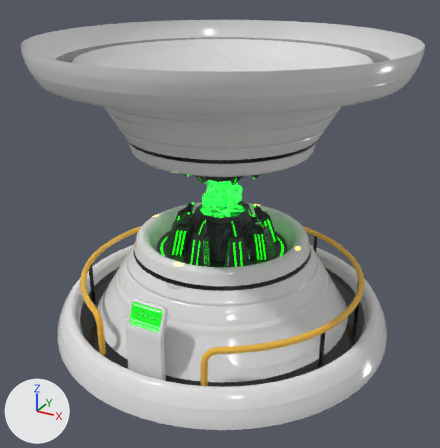
The FBX model UnityProject/Comforts/Assets/Assets/Power/IonFusionReactor/IonFusionReactor.fbx as it was, and as the next commit left it.
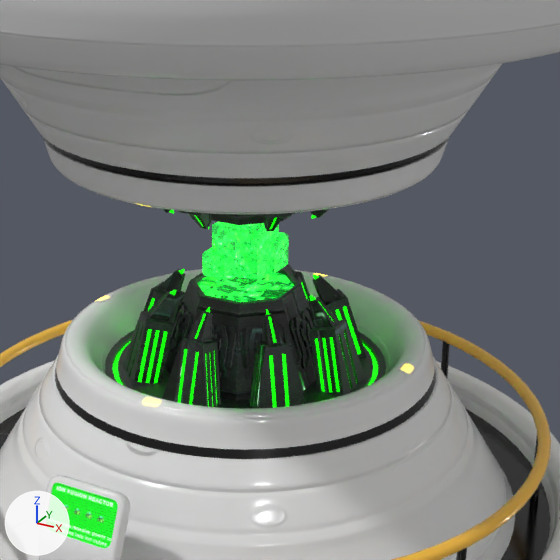
There are two pictures of each version: one whole from a 50 mm camera at (2.64, -4.85, 3.49) aimed at (0.04, -0.12, 1.13), one close up on the part from 25% to 84% of the width and 17% to 75% of the height. The lights are fixed; the arrows at lower left show +X, +Y and +Z.

Names of what the first close-up shows: 'Casing', 'Display', 'IonCube', 'Railings', 'Reactor'.
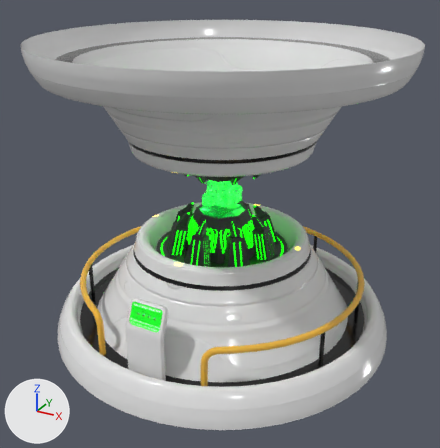
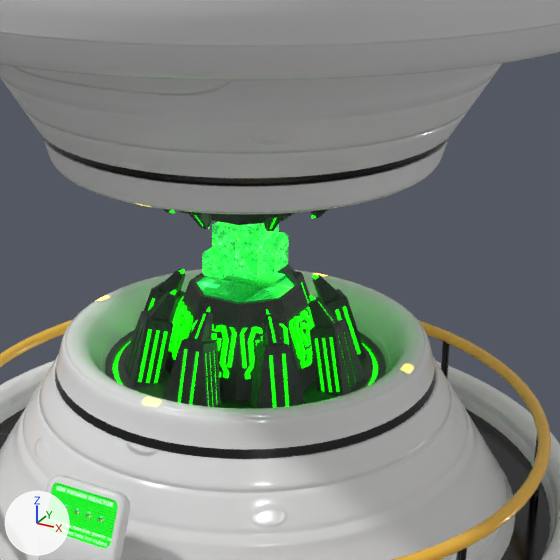
What differs and where, as boxes (x1, y1, x2, y2) in the close-ups (560 x 560 px; the box of a moved part takes in the faces that stretch with it):
'Reactor', reshaped
    before: (122, 209, 366, 408)
    after: (123, 209, 366, 408)
part 1 of me_cube_003, moved or reshaped
    both: (162, 307, 221, 407)
part 2 of me_cube_003, moved or reshaped
    both: (179, 211, 212, 229)
part 3 of me_cube_003, moved or reshaped
    both: (309, 295, 365, 396)
part 4 of me_cube_003, moved or reshaped
    both: (283, 264, 311, 302)
part 5 of me_cube_003, moved or reshaped
    both: (144, 269, 186, 322)
part 6 of me_cube_003, moved or reshaped
    before: (122, 209, 366, 408)
    after: (123, 209, 366, 408)
part 7 of me_cube_003, surface changed
    both: (190, 213, 316, 401)
part 8 of me_cube_003, recoloured
    both: (168, 296, 314, 379)

The change, as a list of edits to the scene's bpy script:
```text
Change me_cube_003:
    used by ob_reactor; location = (0.0, 0.0, 0.0)
    remove me_cube_003.from_pydata(...)  # 5184 vertices, 9676 faces; spans x -0.566..0.566, y -0.566..0.566, z 0.782..2.058
    add me_cube_003.from_pydata(...)  # 5184 vertices, 9676 faces; spans x -0.565..0.565, y -0.565..0.565, z 0.782..2.058
    me_cube_003 part 1: the loose piece of 124 vertices spanning x -0.122..0.122, y -0.566..-0.323, z 0.782..1.24 is moved by (0.0, 0.001, 0.0)
    me_cube_003 part 2: the loose piece of 124 vertices spanning x -0.122..0.122, y -0.566..-0.323, z 1.6..2.058 is moved by (0.0, 0.001, 0.0)
    me_cube_003 part 3: the loose piece of 124 vertices spanning x 0.323..0.566, y -0.122..0.122, z 0.782..1.24 is moved by (-0.001, 0.0, 0.0)
    me_cube_003 part 4: the loose piece of 124 vertices spanning x -0.122..0.122, y 0.323..0.566, z 0.782..1.24 is moved by (0.0, -0.001, 0.0)
    me_cube_003 part 5: the loose piece of 124 vertices spanning x -0.566..-0.323, y -0.122..0.122, z 0.782..1.24 is moved by (0.001, 0.0, 0.0)
    me_cube_003 part 6: 498 vertices moved from x -0.487..0.487, y -0.487..0.487, z 0.782..2.058 to x -0.486..0.486, y -0.486..0.486, z 0.782..2.058; 494 vertices removed from x -0.487..0.458, y -0.458..0.487, z 0.782..2.058; 494 vertices added at x -0.486..0.457, y -0.457..0.486, z 0.782..2.058
    me_cube_003 part 7: 5594 kept faces spanning x -0.486..0.486, y -0.486..0.486, z 0.782..2.058 get new texture (UV) coordinates
    me_cube_003 part 8: 5048 faces spanning x -0.357..0.357, y -0.357..0.357, z 0.921..1.92 switch from mat_precursorstone to mat_precursorlight (green #07e700)
```
